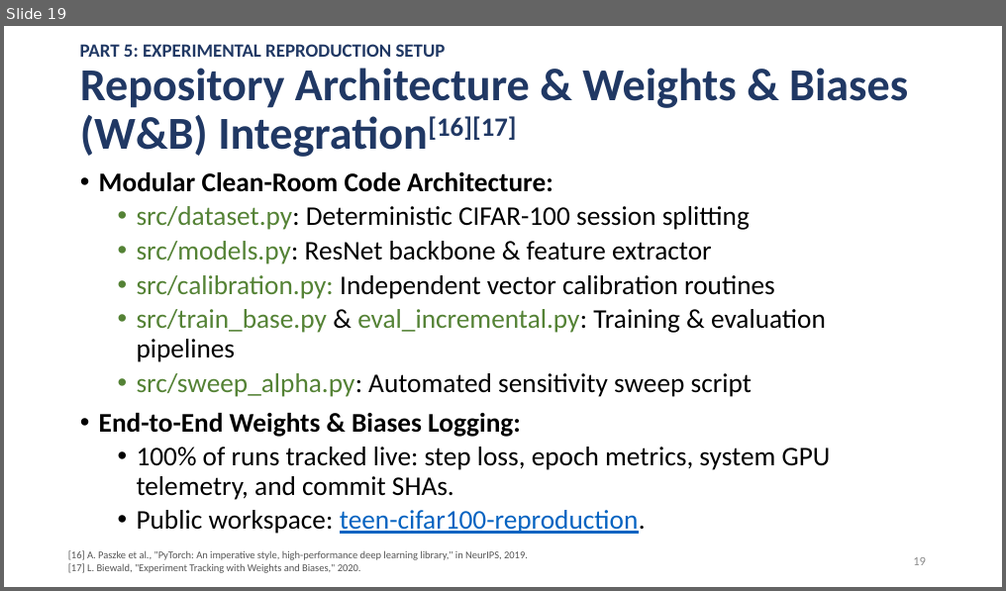
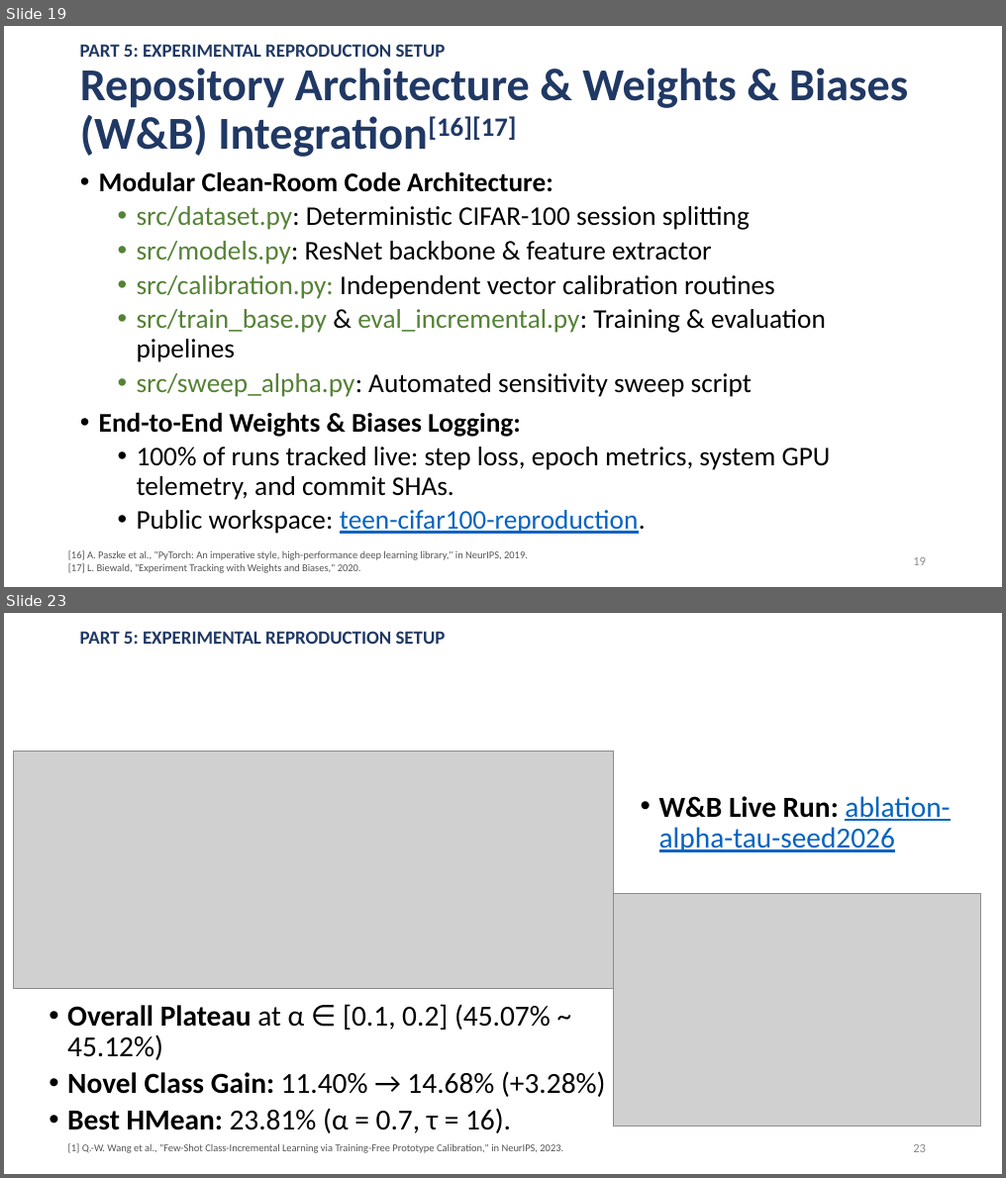
Before and after one commit to famevease/Intro2ML_Adopt-ML-paper, a slide deck: slides/presentation_v1.pptx. Shown one above the other, each under a label of ours: slide 19 before the commit, slides 19 and 23 after it; the slides between them are not shown. The pictures are 1006x591 and 1006x1178 pixels, drawn with LibreOffice and Linux fonts; fonts in the diff are those of the drawing; grey boxes stand for pictures. Boxes give left, top, right and bottom in pixels: in the first picture for what was removed or moved away, otherwise in the second. Text is boxed around its words. In the diff, an @@ line names an element or a change of style, - is before the commit and + after.

```diff
--- a/slides/presentation_v1.pptx
+++ b/slides/presentation_v1.pptx
@@ slide 23 added at [4,613,1002,1174], background #FFFFFF @@
@@ text added at [80,631,446,644], 18 pt, text #203864, bold @@
+PART 5: EXPERIMENTAL REPRODUCTION SETUP
@@ picture added at [14,752,614,989] @@
@@ text added at [659,796,949,853], 28 pt, text #0563C1, underline @@
+  • W&B Live Run: ablation-alpha-tau-seed2026
@@ picture added at [614,894,981,1127] @@
@@ text added at [67,1004,605,1134], 28 pt, text #000000 @@
+  • Overall Plateau at α ∈ [0.1, 0.2] (45.07% ~ 45.12%)
+  • Novel Class Gain: 11.40% → 14.68% (+3.28%)
+  • Best HMean: 23.81% (α = 0.7, τ = 16).
@@ text added at [68,1144,563,1154], 10 pt, text #555555 @@
+[1] Q.-W. Wang et al., "Few-Shot Class-Incremental Learning via Training-Free Prototype Calibration," in NeurIPS, 2023.
@@ page number added at [913,1145,926,1153], 12 pt, text #8C8C8C @@
+23
```
Also in this commit, not shown: 4 other slides added, 4 other files.
